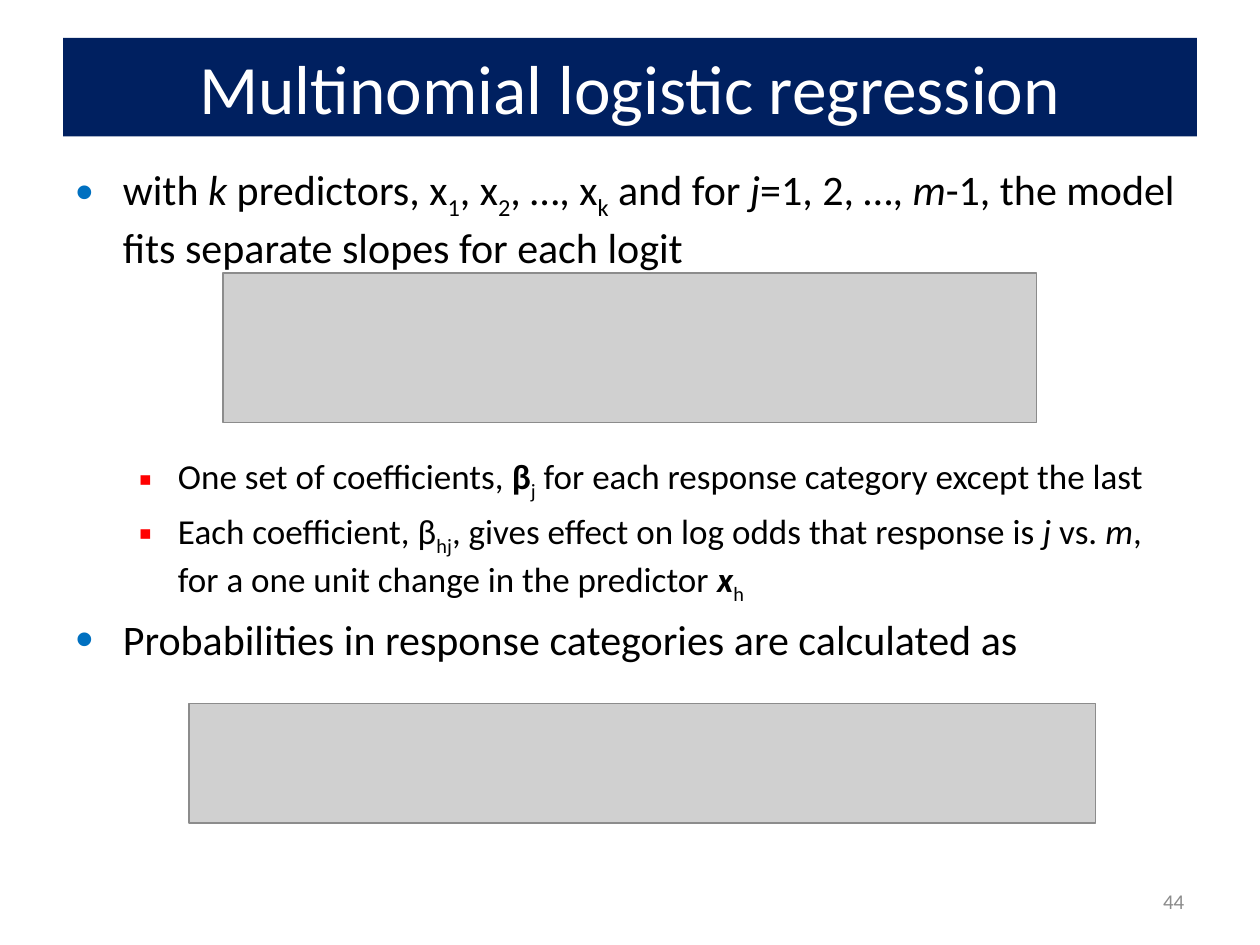
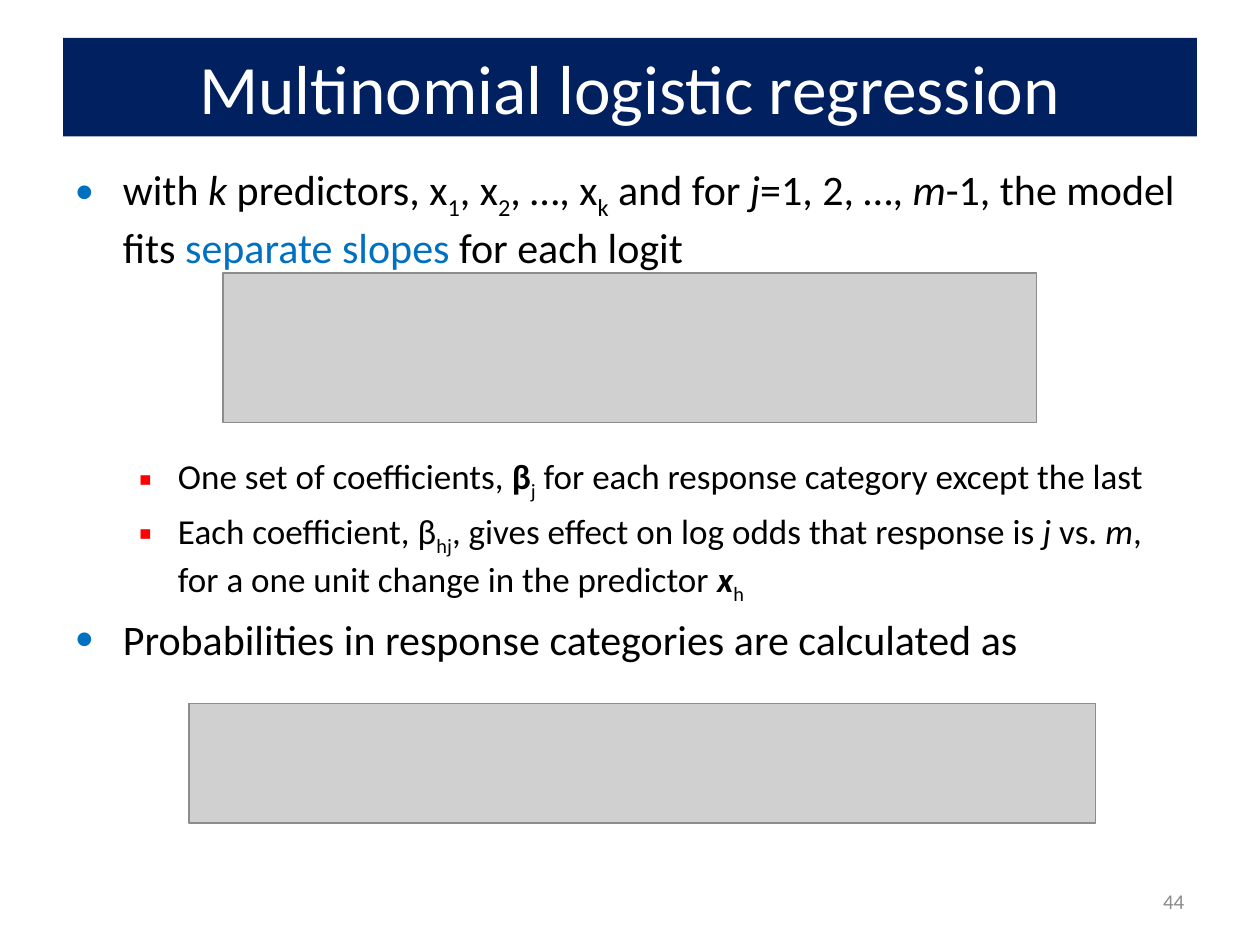
Before and after one commit to friendly/psy6136, a slide deck: slide 44 of lectures/07-logistic2.pptx. Drawn at 1260x945 pixels with LibreOffice and Linux fonts; fonts in the diff are those of the drawing; grey boxes stand for pictures. Boxes give left, top, right and bottom in pixels: in the first picture for what was removed or moved away, otherwise in the second. Text is boxed around its words. In the diff, an @@ line names an element or a change of style, - is before the commit and + after.

```diff
--- a/lectures/07-logistic2.pptx
+++ b/lectures/07-logistic2.pptx
@@ text at [123,175,1174,273]: text colour #000000 to #0070C0 in "separate slopes" @@
```
Also in this commit, not shown: 23 other slides changed, 1 slide added, 1 slide removed, 7 other files.
